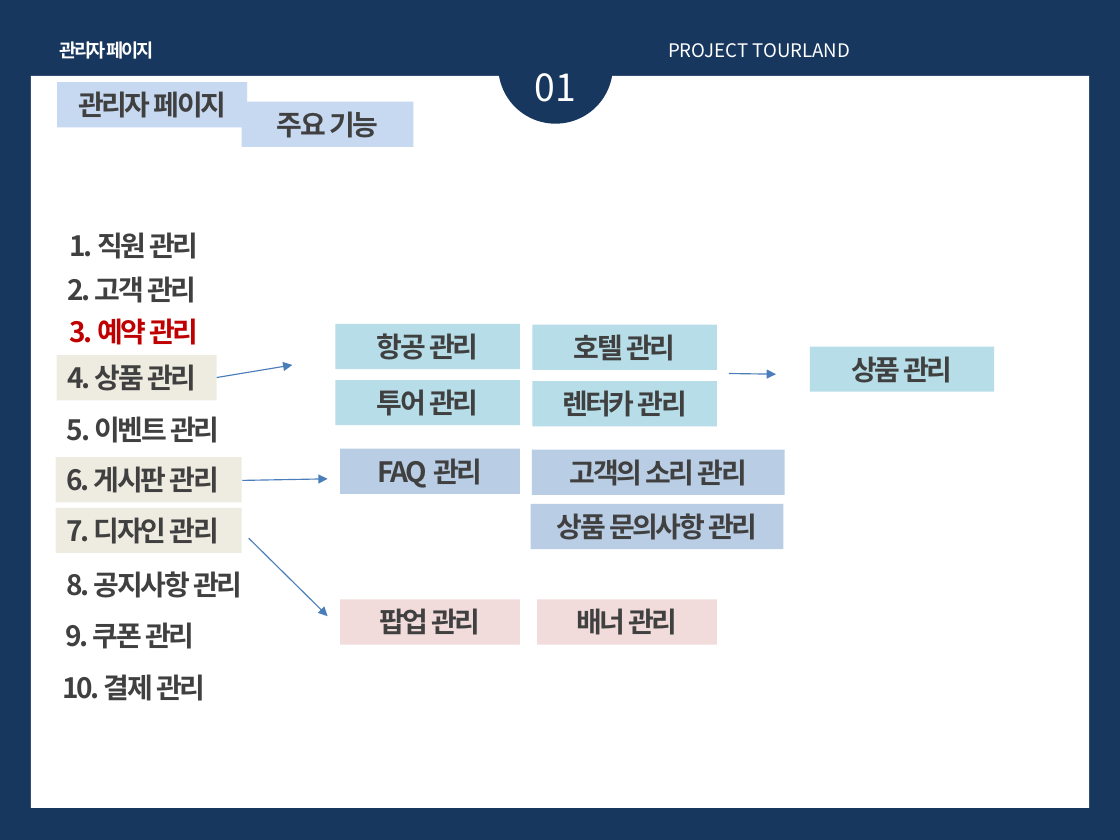
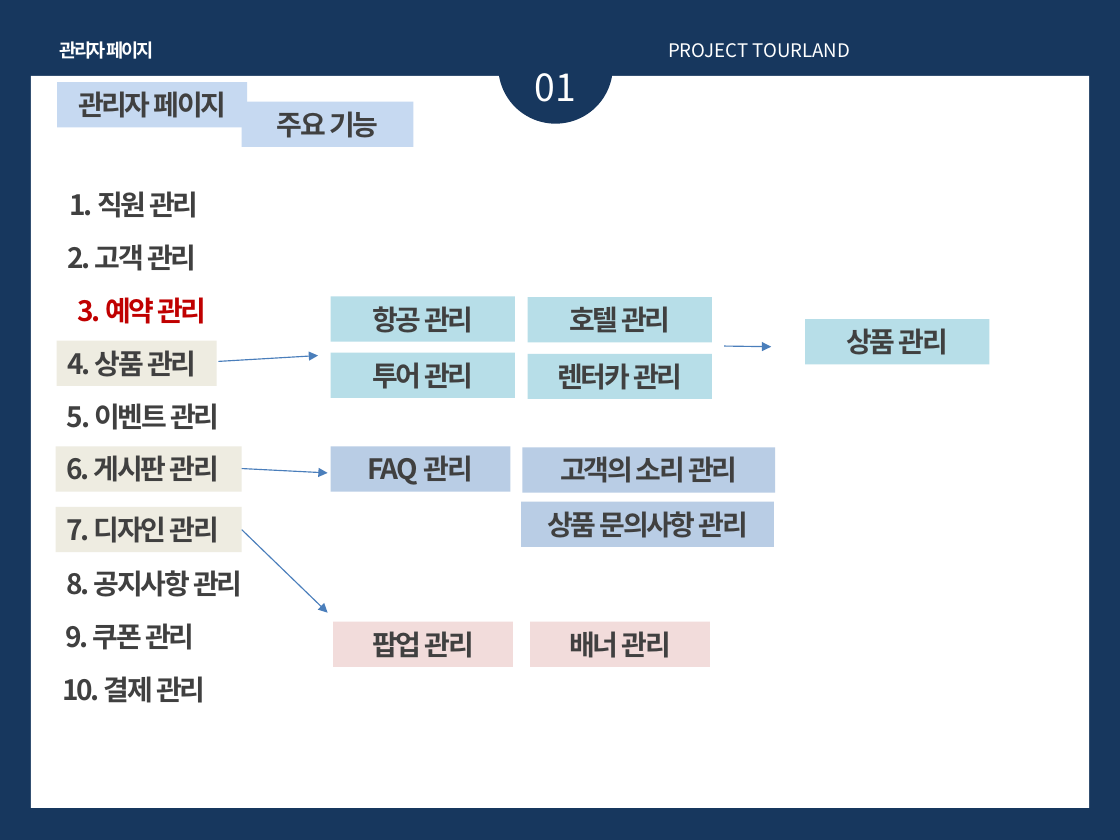
Before and after one commit to dlstjs8246/tourland, a slide deck: slide 9 of file/PPT.pptx. Drawn at 1120x840 pixels with LibreOffice and Linux fonts; fonts in the diff are those of the drawing. Boxes give left, top, right and bottom in pixels: in the first picture for what was removed or moved away, otherwise in the second. Text is boxed around its words. In the diff, an @@ line names an element or a change of style, - is before the commit and + after.

```diff
--- a/file/PPT.pptx
+++ b/file/PPT.pptx
@@ text "1. 직원 관리": place and size @@
-text "1. 직원 관리" at (70, 232, 198, 259)
+text "1. 직원 관리" at (70, 191, 198, 218)
@@ text "2. 고객 관리": place and size @@
-text "2. 고객 관리" at (68, 276, 196, 303)
+text "2. 고객 관리" at (68, 244, 196, 271)
@@ text "3. 예약 관리": place and size @@
-text "3. 예약 관리" at (70, 318, 198, 345)
+text "3. 예약 관리" at (78, 297, 206, 324)
@@ rectangle "호텔 관리": place and size @@
-rectangle "호텔 관리" at (532, 325, 717, 370)
+rectangle "호텔 관리" at (528, 297, 712, 342)
@@ text removed at (130, 318, 182, 345) @@
-소제
@@ rectangle "4. 상품 관리": place and size @@
-rectangle "4. 상품 관리" at (57, 355, 217, 400)
+rectangle "4. 상품 관리" at (57, 340, 217, 385)
@@ arrow moved from (216, 377) - (292, 365) to (218, 362) - (318, 355) @@
@@ 4 rectangles: place and size @@
-4 rectangles at (336, 324, 995, 426)
+4 rectangles at (330, 297, 990, 399)
@@ arrow moved from (729, 374) - (776, 374) to (725, 346) - (772, 347) @@
@@ text "5. 이벤트 관리": place and size @@
-text "5. 이벤트 관리" at (67, 416, 219, 443)
+text "5. 이벤트 관리" at (67, 403, 219, 430)
@@ rectangle "6. 게시판 관리": place and size @@
-rectangle "6. 게시판 관리" at (56, 457, 242, 502)
+rectangle "6. 게시판 관리" at (56, 447, 242, 492)
@@ arrow moved from (242, 480) - (328, 479) to (242, 468) - (328, 473) @@
@@ 3 rectangles: place and size @@
-3 rectangles at (340, 449, 785, 549)
+3 rectangles at (330, 447, 775, 547)
@@ arrow moved from (249, 539) - (328, 616) to (242, 530) - (328, 613) @@
@@ rectangle "팝업 관리": place and size @@
-rectangle "팝업 관리" at (340, 599, 520, 644)
+rectangle "팝업 관리" at (333, 622, 512, 666)
@@ rectangle "배너 관리": place and size @@
-rectangle "배너 관리" at (538, 599, 717, 644)
+rectangle "배너 관리" at (530, 622, 709, 666)
```
Also in this commit, not shown: 7 other slides changed.
